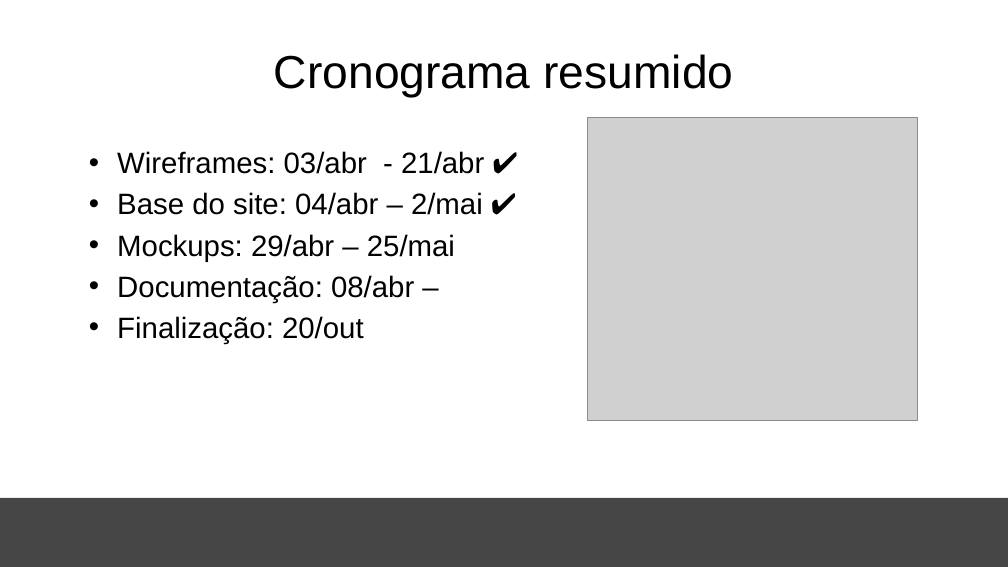
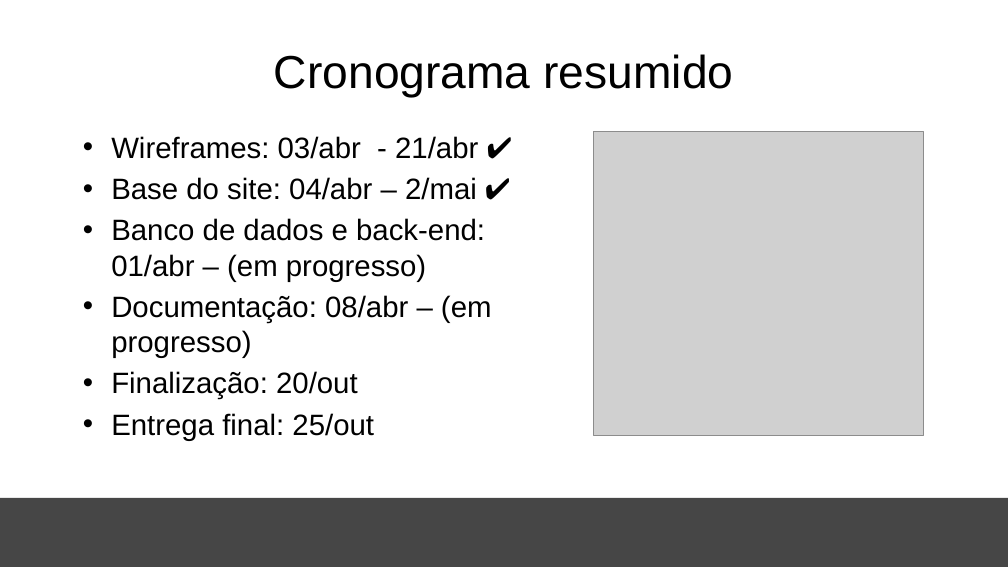
Before and after one commit to Bewwwy/TCC, a slide deck: slide 19 of Arquivos/TCC.pptx. Drawn at 1008x567 pixels with LibreOffice and Linux fonts; fonts in the diff are those of the drawing; grey boxes stand for pictures; background and template pictures are left out. Boxes give left, top, right and bottom in pixels: in the first picture for what was removed or moved away, otherwise in the second. Text is boxed around its words. In the diff, an @@ line names an element or a change of style, - is before the commit and + after.

```diff
--- a/Arquivos/TCC.pptx
+++ b/Arquivos/TCC.pptx
@@ text "Wireframes: 03/abr - 21/abr ✔": place and size @@
-text "Wireframes: 03/abr - 21/abr ✔" at [117,151,484,344]
+text "Wireframes: 03/abr - 21/abr ✔" at [111,136,492,440]
@@ picture: place and size @@
-picture at [588,117,917,420]
+picture at [594,132,923,435]
@@ text at [111,218,492,358]: text changed @@
-• Mockups: 29/abr – 25/mai
-• Documentação: 08/abr –
+• Banco de dados e back-end: 01/abr – (em progresso)
+• Documentação: 08/abr – (em progresso)
@@ text at [111,413,374,440]: paragraph added @@
+• Entrega final: 25/out
```
Also in this commit, not shown: 7 other slides changed, 4 slides added, 25 other files.
